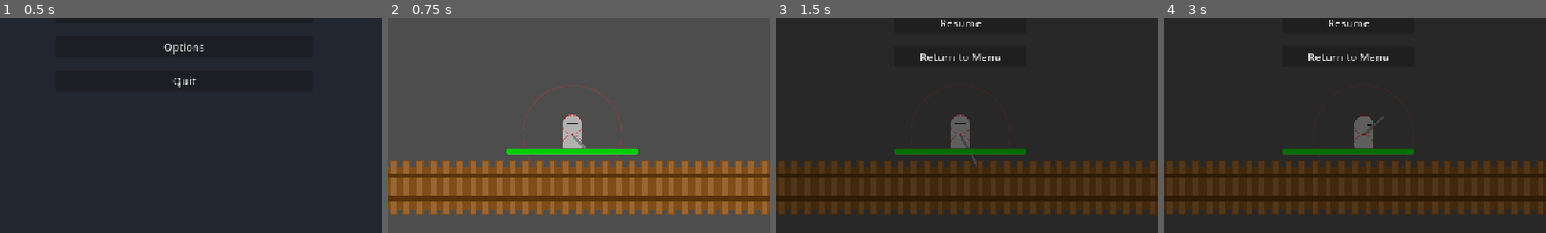
Above: before the commit, frames 1-4 (left to right).
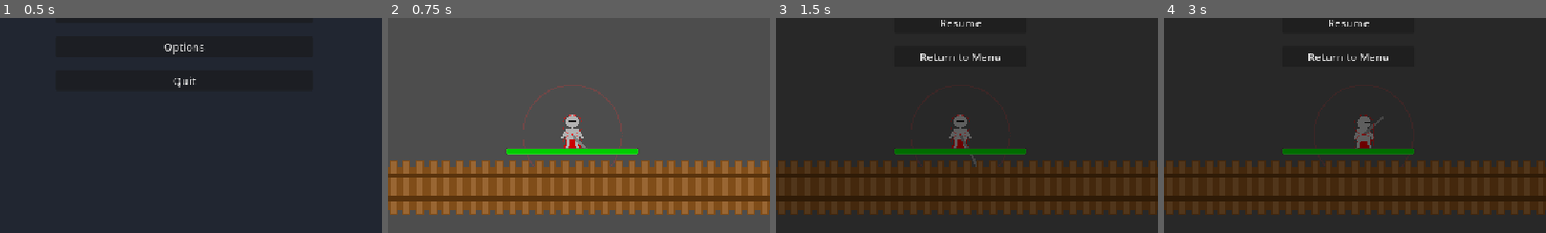
Above: after the commit, the same moments.

Repository: LucasGauterio/godot-wave-conqueror
Game: Godot game, scene res://scenes/ui/menu.tscn
The game is run twice, just before and just after one commit, with the same random seed, the same clock (stepped at 60 frames per second) and the same inputs.
Inputs:
- Up to frame 1 (0.5 s): no input
- Up to frame 2 (0.75 s): click "Start Game" at 0.5 s
- Up to frame 3 (1.5 s): click "Menu" at 1.25 s
- Up to frame 4 (3 s): click "Resume" at 2 s; tap Enter at 2.75 s; hold D (move_right) from 2.78 s (still down); tap Space (attack) at 2.85 s
The pictures show only the part of the screen within x 26-76%, y 50-100%; the shares and areas given below are measured in that part.

Frame 1 is identical in both runs. In frame 2, 0.3% of the frame differs, in the area x 45-52%, y 44-61%; in frame 3, 0.3%; in frame 4, 0.3%.

Commit message:
feat: Refactored Knight and Goblins with humanoid/animal shapes

Diff:
--- a/scripts/enemy.gd
+++ b/scripts/enemy.gd
@@ -105,28 +105,51 @@
 
 	var bob_offset = sin(walk_timer) * 2.0 if walk_timer > 0 else 0.0
 
-	# 1. Draw Body (Capsule 30x60 centered)
-	draw_circle(Vector2(0, -15 + bob_offset), 15, body_color) # Bob the head
-	draw_circle(Vector2(0, 15), 15, body_color) # Feet stay grounded
-	draw_rect(Rect2(-15, -15, 30, 30), body_color)
+	# 1. Draw Humanoid Goblin
+	var head_pos = Vector2(0, -18 + bob_offset)
+
+	# Spindly Legs (Humanoid)
+	var leg_swing = sin(walk_timer * 0.5) * 10.0 if walk_timer > 0 else 0.0
+	draw_line(Vector2(-5, 5), Vector2(-7 - leg_swing, 28), body_color, 3)
+	draw_line(Vector2(5, 5), Vector2(7 + leg_swing, 28), body_color, 3)
+
+	# Hunched Torso
+	var torso_poly = [
+		Vector2(-8, -10 + bob_offset), Vector2(8, -10 + bob_offset),
+		Vector2(10, 10), Vector2(-10, 10)
+	]
+	draw_colored_polygon(torso_poly, body_color)
+	draw_rect(Rect2(-6, 2, 12, 8), detail_color) # Loincloth
+
+	# Head
+	draw_circle(head_pos, 9, body_color)
+
+	# Pointed Ears
+	var ear_y = head_pos.y - 2
+	draw_colored_polygon([Vector2(-8, ear_y), Vector2(-15, ear_y - 5), Vector2(-8, ear_y + 4)], body_color)
+	draw_colored_polygon([Vector2(8, ear_y), Vector2(15, ear_y - 5), Vector2(8, ear_y + 4)], body_color)
+
+	# Spindly Arms
+	draw_line(Vector2(-8, -5 + bob_offset), Vector2(-12, 10 + bob_offset), body_color, 3) # Left Arm
+	draw_line(Vector2(8, -5 + bob_offset), Vector2(12, 10 + bob_offset), body_color, 3) # Right Arm
 
 	# 2. Draw Eyes (Black dots) based on direction
-	var eye_pos = Vector2(0, -20 + bob_offset)
+	var eye_y = head_pos.y
 	if last_face_direction.y > 0.5: # Down
-		draw_circle(eye_pos + Vector2(-5, 0), 2, Color.BLACK)
-		draw_circle(eye_pos + Vector2(5, 0), 2, Color.BLACK)
+		draw_circle(Vector2(-4, eye_y), 1.5, Color.BLACK)
+		draw_circle(Vector2(4, eye_y), 1.5, Color.BLACK)
 	elif last_face_direction.y < -0.5: # Up
 		pass
 	else: # Sides
 		var side = 1 if last_face_direction.x > 0 else -1
-		draw_circle(eye_pos + Vector2(5 * side, 0), 2, Color.BLACK)
+		draw_circle(Vector2(4 * side, eye_y), 1.5, Color.BLACK)
 
 	# 3. Draw Weapon (Club) during attack
 	if current_state == State.ATTACK or attack_anim_timer > 0:
 		var weapon_reach = 15.0 * sin(attack_anim_timer * PI)
-		var weapon_pos = last_face_direction * (20 + weapon_reach)
-		draw_line(Vector2.ZERO, weapon_pos, detail_color, 4)
-		draw_circle(weapon_pos, 6, detail_color)
+		var weapon_dir = last_face_direction * (18 + weapon_reach)
+		draw_line(Vector2(0, bob_offset), weapon_dir, detail_color, 4)
+		draw_circle(weapon_dir, 6, detail_color)
 
 	# 4. Optional: Draw Debug Hitbox Outline
 	if show_debug_hitbox:
--- a/scripts/player.gd
+++ b/scripts/player.gd
@@ -108,35 +108,52 @@
 	var bob_offset = sin(walk_timer) * 2.0 if walk_timer > 0 else 0.0
 	var body_pos = Vector2.ZERO # Stay centered on hitbox
 
-	# 1. Draw Horse if mounted (Base)
+	# 1. Draw Horse if mounted (Base Animal Shape)
 	if is_mounted:
-		var horse_color = Color(0.4, 0.2, 0.1) # Dark Brown
-		# Draw a simple ellipse using a transformed circle
-		var old_transform = get_canvas_transform()
-		draw_circle(Vector2(0, 10), 20, horse_color) # Simplified for now to avoid transform complexity
+		var horse_color = Color(0.4, 0.2, 0.1)
+		# Body
+		draw_circle(Vector2(0, 15), 18, horse_color)
+		# Head/Neck
+		var h_dir = 1 if last_direction > 0 else -1
+		draw_line(Vector2(0, 5), Vector2(15 * h_dir, -5), horse_color, 8)
+		draw_circle(Vector2(15 * h_dir, -5), 6, horse_color)
 
 	# 2. Draw Cape (Behind Body)
-	if face_direction.y >= 0: # Facing Down or Side
+	if face_direction.y >= 0:
 		var cape_poly = [
-			Vector2(-12, -15), Vector2(12, -15),
-			Vector2(15, 20), Vector2(-15, 20)
+			Vector2(-10, -5), Vector2(10, -5),
+			Vector2(12, 25), Vector2(-12, 25)
 		]
 		draw_colored_polygon(cape_poly, cape_color)
 
-	# 3. Draw Body (Capsule 30x60 centered)
-	draw_circle(Vector2(0, -15 + bob_offset), 15, armor_color) # Bob the head
-	draw_circle(Vector2(0, 15), 15, armor_color) # Feet stay grounded
-	draw_rect(Rect2(-15, -15, 30, 30), armor_color)
-
-	# 4. Draw Helm Visor (on the bobbing head)
-	var visor_y = -18 + bob_offset
+	# 3. Draw Humanoid Knight
+	var head_pos = Vector2(0, -20 + bob_offset)
+	var torso_pos = Vector2(0, -5 + bob_offset)
+
+	# Legs (Humanoid)
+	var leg_swing = sin(walk_timer * 0.5) * 8.0 if walk_timer > 0 else 0.0
+	draw_line(Vector2(-6, 5), Vector2(-8 - leg_swing, 25), armor_color, 4)
+	draw_line(Vector2(6, 5), Vector2(8 + leg_swing, 25), armor_color, 4)
+
+	# Torso
+	draw_rect(Rect2(-10, -10 + bob_offset, 20, 18), armor_color)
+
+	# Head/Helm
+	draw_circle(head_pos, 10, armor_color)
+
+	# Arms (Humanoid)
+	draw_line(Vector2(-10, -5 + bob_offset), Vector2(-14, 5 + bob_offset), armor_color, 4) # Left Arm
+	draw_line(Vector2(10, -5 + bob_offset), Vector2(14, 5 + bob_offset), armor_color, 4) # Right Arm
+
+	# 4. Draw Helm Visor
+	var visor_y = head_pos.y - 2
 	if face_direction.y > 0.5: # Down
-		draw_rect(Rect2(-8, visor_y, 16, 3), eye_color)
+		draw_rect(Rect2(-6, visor_y, 12, 2), eye_color)
 	elif face_direction.y < -0.5: # Up
 		pass
 	else: # Side
 		var side = 1 if face_direction.x > 0 else -1
-		draw_rect(Rect2(5 * side if side > 0 else -15, visor_y, 10, 3), eye_color)
+		draw_rect(Rect2(2 * side if side > 0 else -10, visor_y, 8, 2), eye_color)
 
 	# 5. Draw Off-hand
 	if off_hand != OffHandType.NONE:
